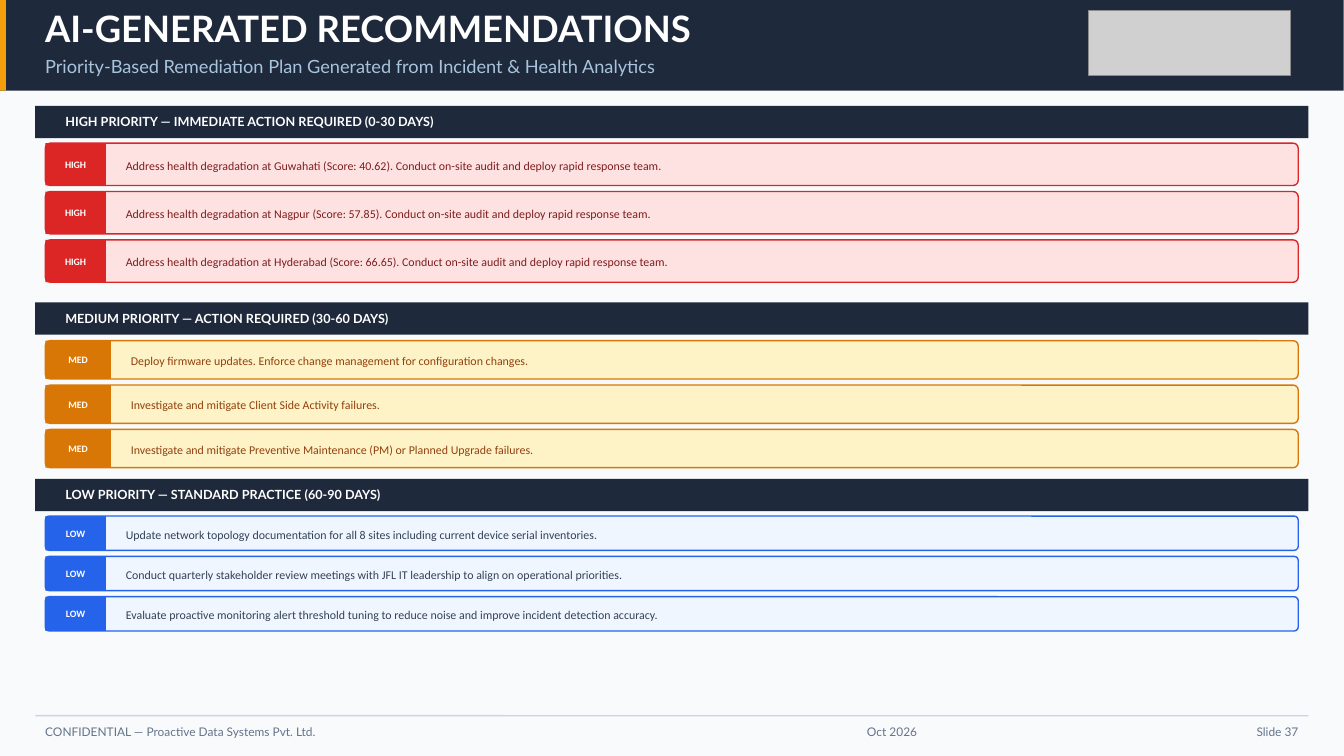
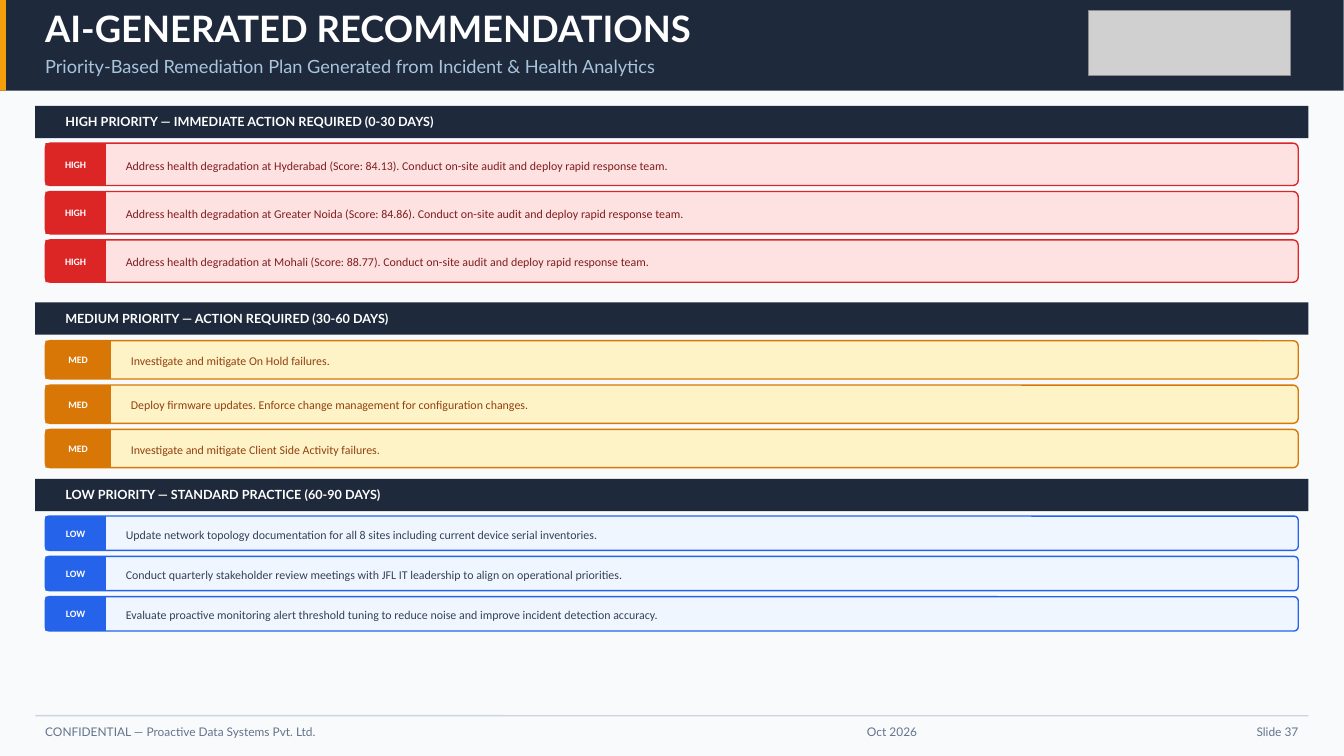
Before and after one commit to chhitij-21/executive-dashboard-qbr, a slide deck: slide 37 of Executive QBR Report - Jubilant Foodworks Ltd (JFL).pptx. Drawn at 1344x756 pixels with LibreOffice and Linux fonts; fonts in the diff are those of the drawing; grey boxes stand for pictures. Boxes give left, top, right and bottom in pixels: in the first picture for what was removed or moved away, otherwise in the second. Text is boxed around its words. In the diff, an @@ line names an element or a change of style, - is before the commit and + after.

```diff
--- a/Executive QBR Report - Jubilant Foodworks Ltd (JFL).pptx
+++ b/Executive QBR Report - Jubilant Foodworks Ltd (JFL).pptx
@@ text at bbox=[126, 161, 668, 172]: text changed @@
-Address health degradation at Guwahati (Score: 40.62). Conduct on-site audit and deploy rapid response team.
+Address health degradation at Hyderabad (Score: 84.13). Conduct on-site audit and deploy rapid response team.
@@ text at bbox=[126, 209, 683, 220]: text changed @@
-Address health degradation at Nagpur (Score: 57.85). Conduct on-site audit and deploy rapid response team.
+Address health degradation at Greater Noida (Score: 84.86). Conduct on-site audit and deploy rapid response team.
@@ text at bbox=[126, 257, 649, 268]: text changed @@
-Address health degradation at Hyderabad (Score: 66.65). Conduct on-site audit and deploy rapid response team.
+Address health degradation at Mohali (Score: 88.77). Conduct on-site audit and deploy rapid response team.
@@ text at bbox=[131, 356, 329, 367]: text changed @@
-Investigate and mitigate Client Side Activity failures.
+Investigate and mitigate On Hold failures.
@@ text "Deploy firmware updates. Enforce change ...": place and size @@
-text "Deploy firmware updates. Enforce change ..." at bbox=[131, 356, 528, 367]
+text "Deploy firmware updates. Enforce change ..." at bbox=[131, 400, 528, 411]
@@ text at bbox=[131, 445, 379, 456]: text changed @@
-Investigate and mitigate Preventive Maintenance (PM) or Planned Upgrade failures.
+Investigate and mitigate Client Side Activity failures.
```
Also in this commit, not shown: 35 other slides changed, 4 other files.
